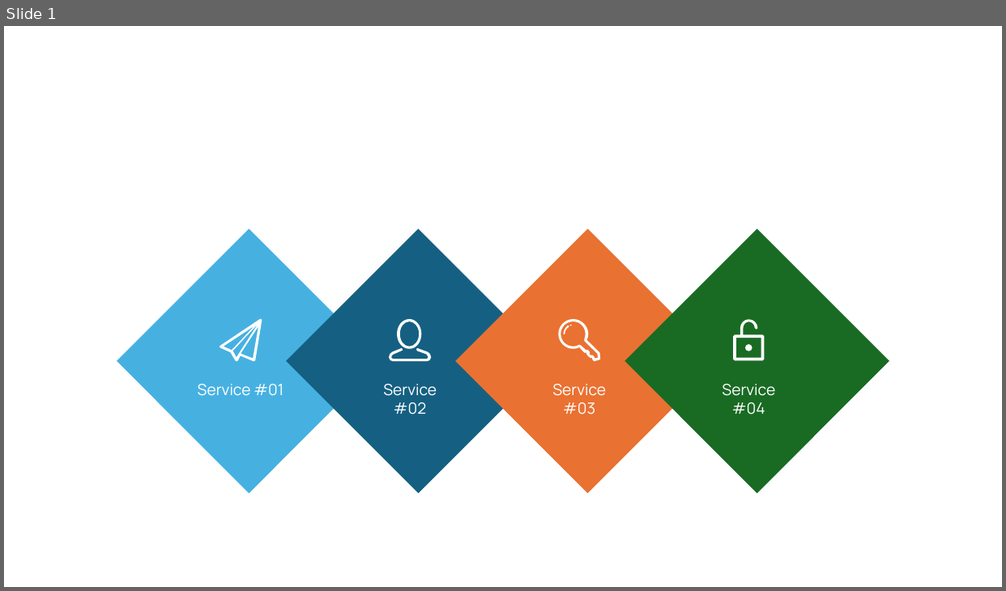
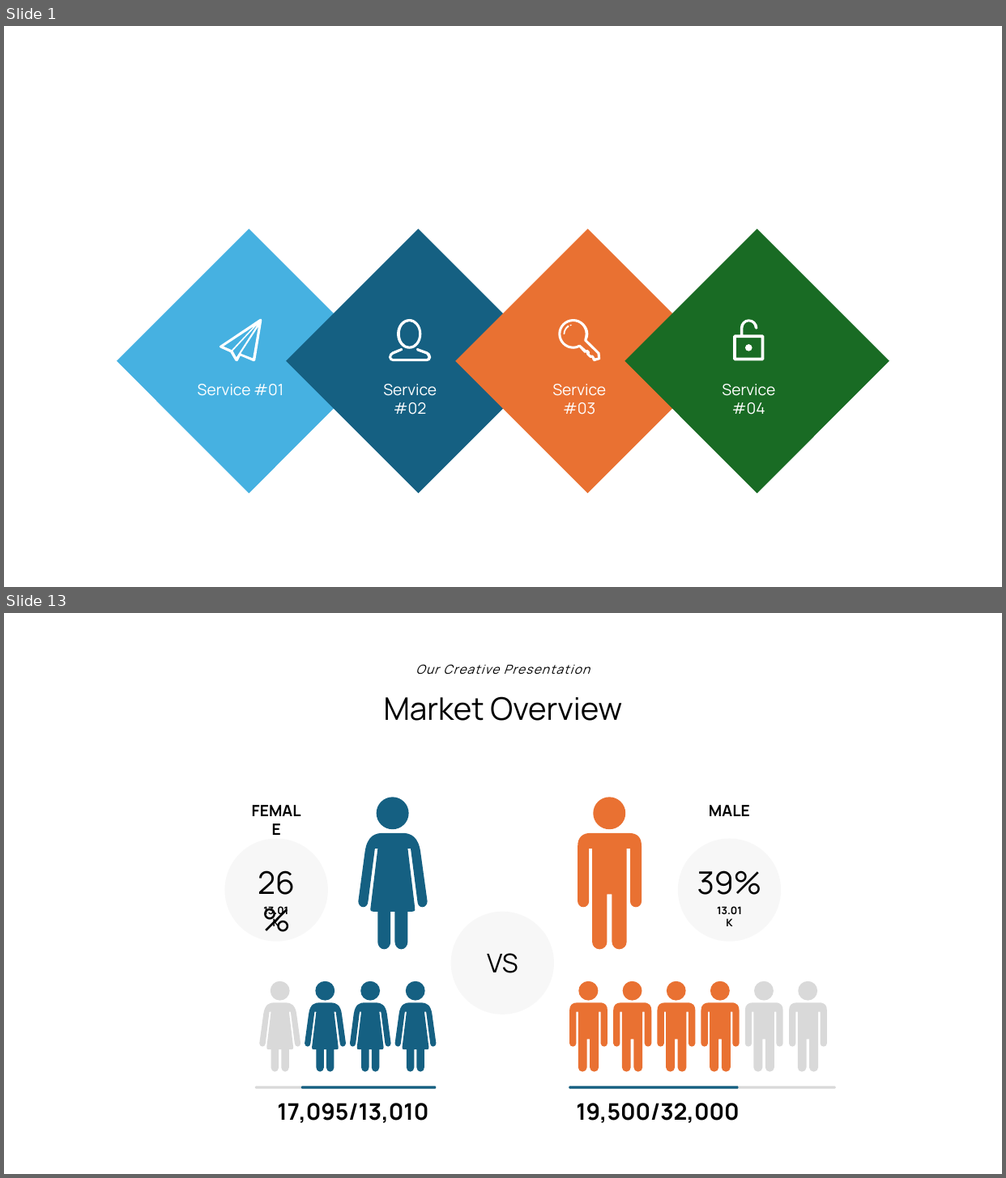
Before and after one commit to amfogelson/icon-manager-frontend, a slide deck: public/infographics/infographics_master.pptx. Shown one above the other, each under a label of ours: slide 1 before the commit, slides 1 and 13 after it; the slides between them are not shown. The pictures are 1006x591 and 1006x1178 pixels, drawn with LibreOffice and Linux fonts; fonts in the diff are those of the drawing. Boxes give left, top, right and bottom in pixels: in the first picture for what was removed or moved away, otherwise in the second. Text is boxed around its words. In the diff, an @@ line names an element or a change of style, - is before the commit and + after.

```diff
--- a/public/infographics/infographics_master.pptx
+++ b/public/infographics/infographics_master.pptx
@@ slide 13 added at [4, 613, 1002, 1174], background #FFFFFF @@
@@ text added at [415, 664, 590, 675], 12 pt, text #000000, italic @@
+Our Creative Presentation
@@ text added at [384, 696, 622, 721], 30 pt, text #000000 @@
+Market Overview
@@ line added from (475, 752) to (530, 752), #FFFFFF 2 pt @@
@@ text added at [240, 797, 313, 824], 15 pt, text #000000, bold @@
+FEMALE
@@ freeform shape added at [358, 797, 427, 950], fill #156082 @@
@@ freeform shape added at [577, 797, 641, 950], fill #E97132 @@
@@ text added at [709, 805, 750, 816], 15 pt, text #000000, bold @@
+MALE
@@ ellipse added at [225, 838, 328, 942], fill #F1F1F1 at 50% opacity @@
@@ ellipse added at [678, 838, 781, 942], fill #F1F1F1 at 50% opacity @@
@@ text added at [258, 871, 295, 895], 30 pt, text #000000 @@
+26%
@@ text added at [697, 871, 762, 895], 30 pt, text #000000 @@
+39%
@@ text added at [263, 906, 288, 918], 10 pt, text #000000, bold @@
+13.01K
@@ ellipse added at [451, 912, 554, 1015], fill #F1F1F1 at 50% opacity @@
@@ text added at [717, 906, 742, 914], 10 pt, text #000000, bold @@
+13.01K
@@ text added at [487, 953, 518, 973], 25 pt, text #000000 @@
+VS
@@ freeform shape added at [259, 982, 300, 1072], fill #D9D9D9 @@
@@ freeform shape added at [305, 982, 346, 1072], fill #156082 @@
@@ freeform shape added at [350, 982, 391, 1072], fill #156082 @@
@@ freeform shape added at [394, 982, 436, 1072], fill #156082 @@
@@ freeform shape added at [570, 982, 608, 1072], fill #E97132 @@
@@ freeform shape added at [613, 982, 651, 1072], fill #E97132 @@
@@ freeform shape added at [658, 982, 696, 1072], fill #E97132 @@
@@ freeform shape added at [701, 982, 739, 1072], fill #E97132 @@
@@ freeform shape added at [745, 982, 783, 1072], fill #D9D9D9 @@
@@ freeform shape added at [790, 982, 828, 1072], fill #D9D9D9 @@
@@ freeform shape added at [255, 1086, 436, 1089], fill #D9D9D9 @@
@@ freeform shape added at [301, 1086, 437, 1089], fill #156082 @@
@@ freeform shape added at [569, 1086, 837, 1089], fill #D9D9D9 @@
@@ freeform shape added at [569, 1086, 739, 1089], fill #156082 @@
@@ text added at [277, 1103, 428, 1123], 22 pt, text #000000, bold @@
+17,095/13,010
@@ text added at [576, 1103, 739, 1123], 22 pt, text #000000, bold @@
+19,500/32,000
```
Also in this commit, not shown: 2 slides changed, 32 other slides added, 35 other files.
